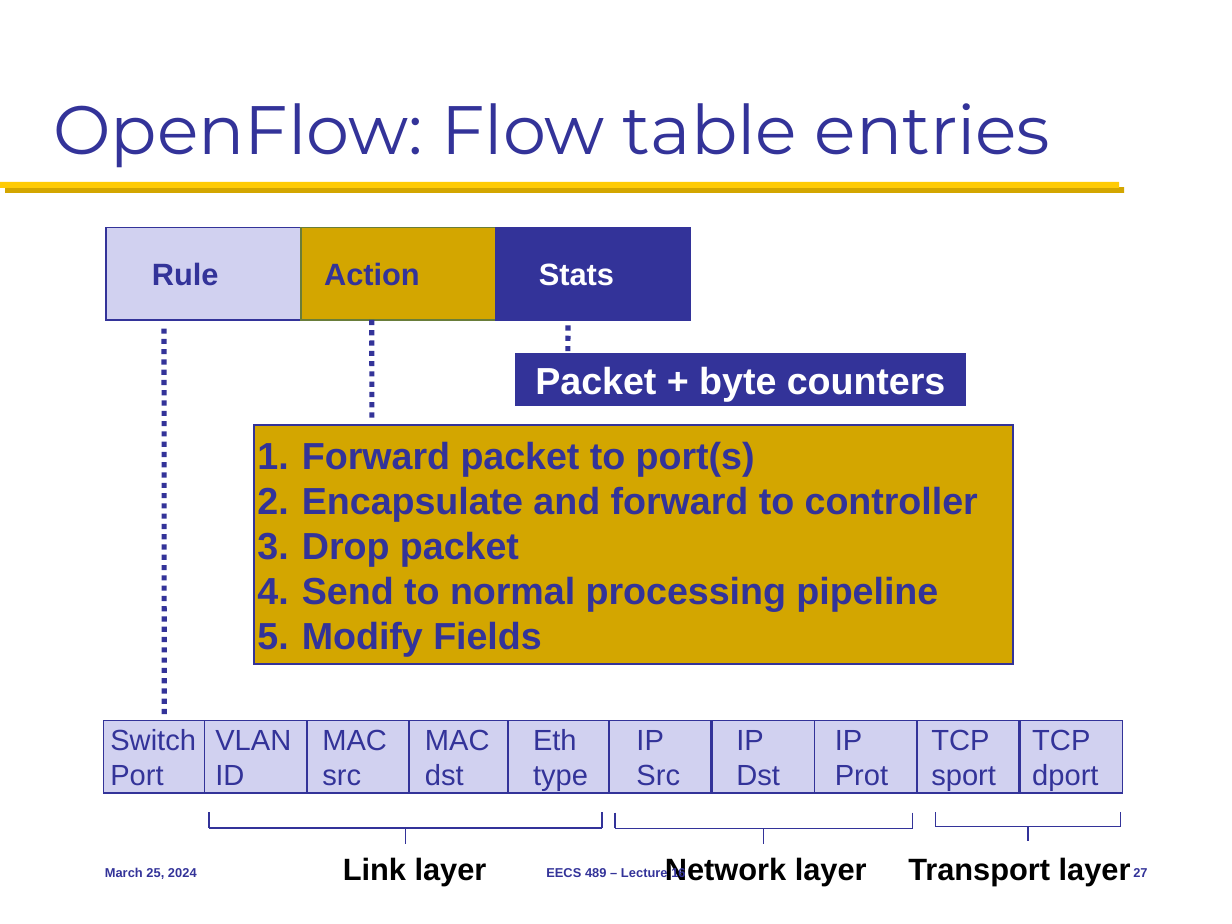
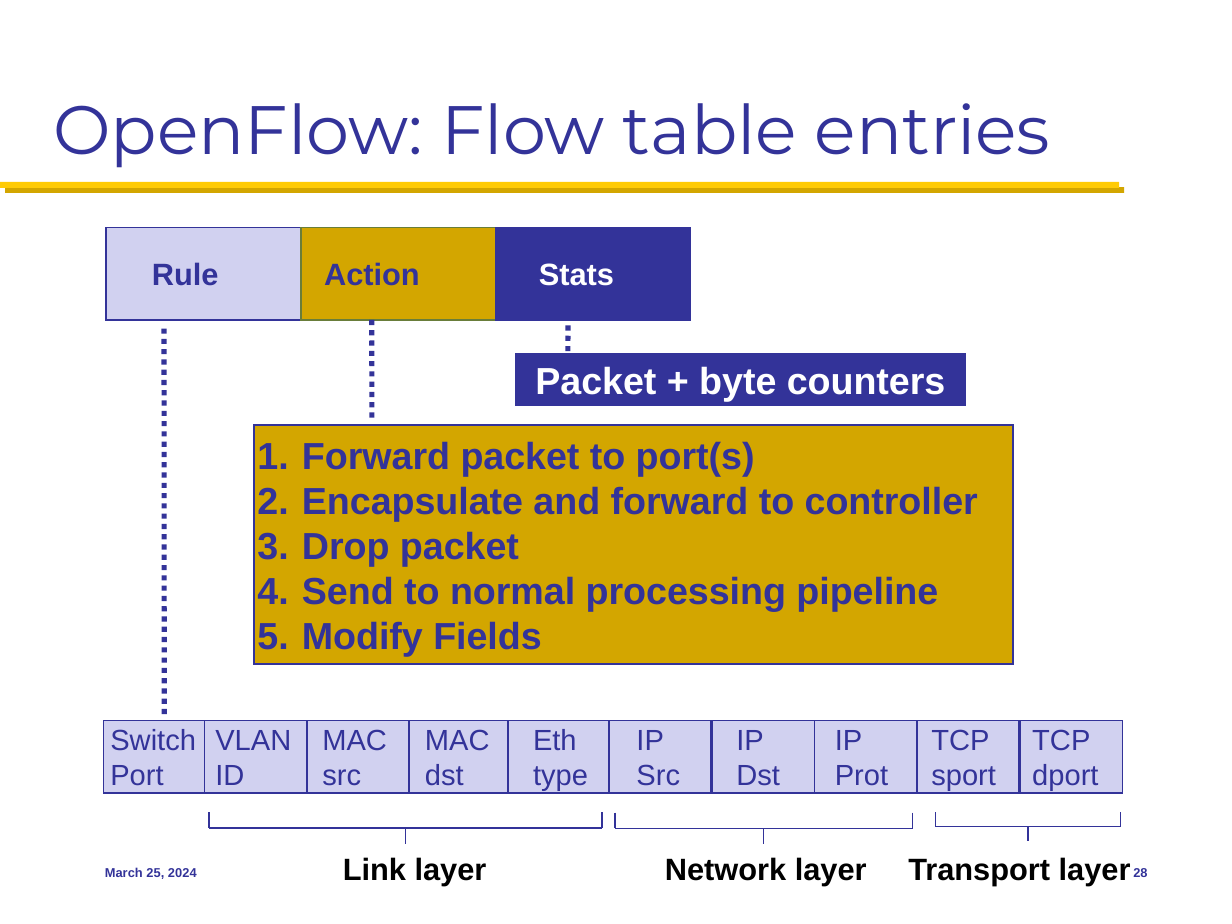
Before and after one commit to mosharaf/eecs489, a slide deck: slide 28 of Slides/032524.pptx (slide 27 before the commit). Drawn at 1232x924 pixels with LibreOffice and Linux fonts; fonts in the diff are those of the drawing. Boxes give left, top, right and bottom in pixels: in the first picture for what was removed or moved away, otherwise in the second. Text is boxed around its words. In the diff, an @@ line names an element or a change of style, - is before the commit and + after.

```diff
--- a/Slides/032524.pptx
+++ b/Slides/032524.pptx
@@ text removed at [546,867,685,880] @@
-EECS 489 – Lecture 16
@@ page number at [1133,868,1147,877]: text changed @@
-27
+28
```
Also in this commit, not shown: 3 other slides changed, 1 slide added, 1 other file.
